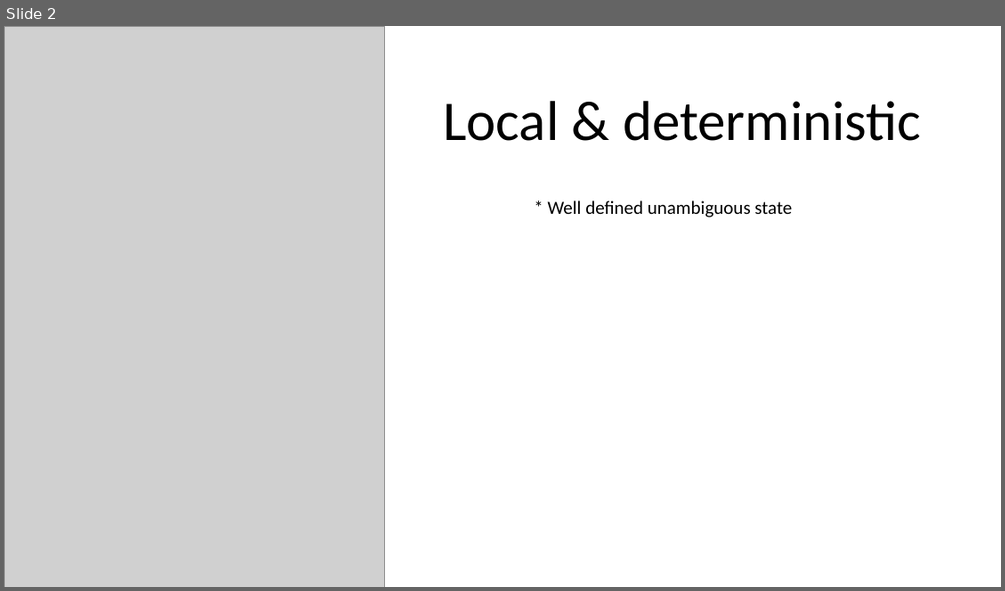
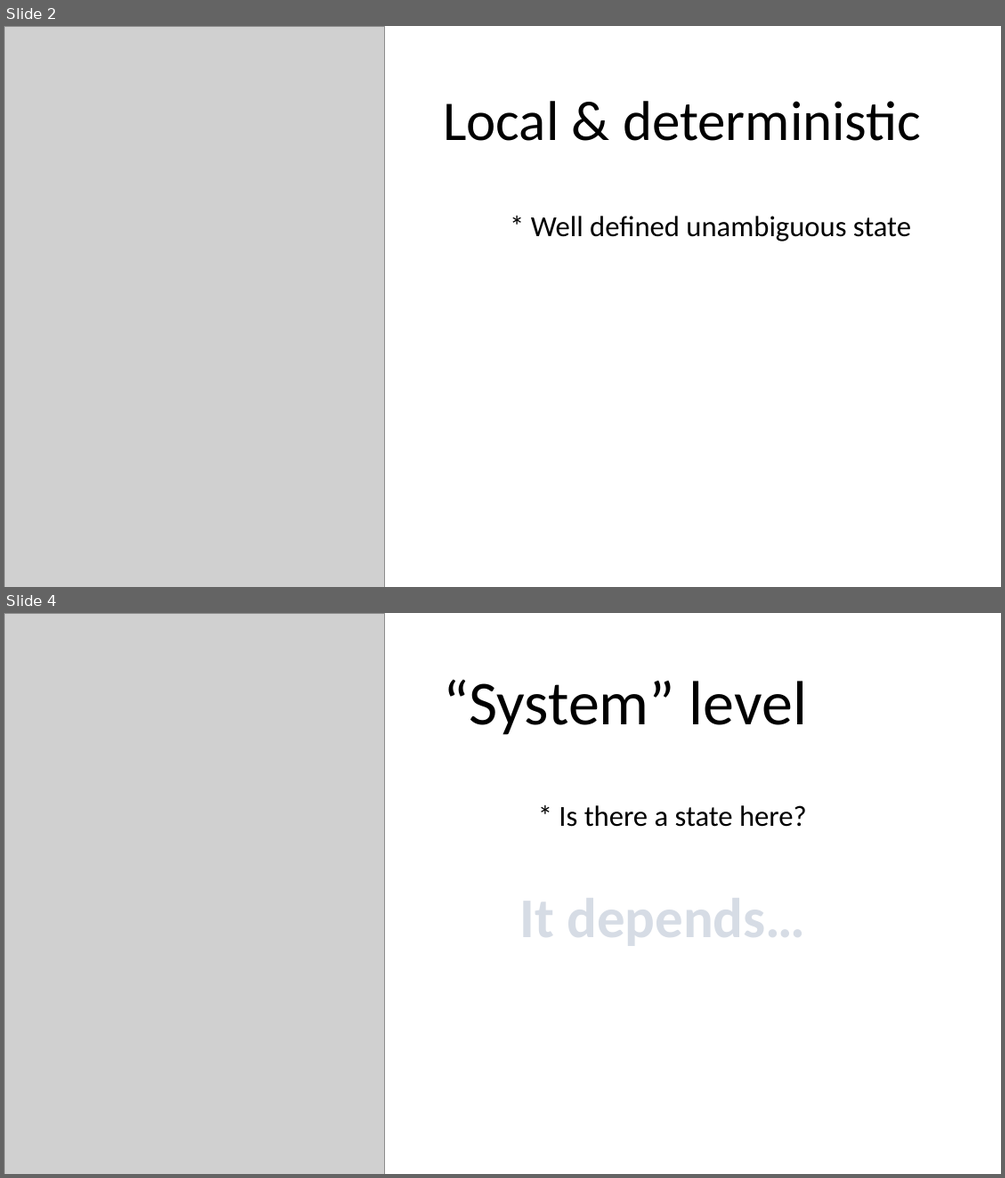
Before and after one commit to MerrionComputing/Presentations, a slide deck: A question of state.pptx. Shown one above the other, each under a label of ours: slide 2 before the commit, slides 2 and 4 after it; the slides between them are not shown. The pictures are 1005x591 and 1005x1178 pixels, drawn with LibreOffice and Linux fonts; fonts in the diff are those of the drawing; grey boxes stand for pictures. Boxes give left, top, right and bottom in pixels: in the first picture for what was removed or moved away, otherwise in the second. Text is boxed around its words. In the diff, an @@ line names an element or a change of style, - is before the commit and + after.

```diff
--- a/A question of state.pptx
+++ b/A question of state.pptx
@@ slide 4 added at bbox=[4, 613, 1001, 1174], background #FFFFFF @@
@@ picture added at bbox=[4, 613, 385, 1174] @@
@@ title added at bbox=[443, 679, 807, 735], 60 pt, text #000000 @@
+“System” level
@@ text added at bbox=[558, 805, 807, 827], 28 pt, text #000000 @@
+* Is there a state here?
@@ text added at bbox=[519, 898, 805, 945], 54 pt, text pattern #44546A on #D6DCE5, bold @@
+It depends…
@@ slide 2 changed as well @@
@@ text "* Well defined unambiguous state": place and size @@
-text "* Well defined unambiguous state" at bbox=[548, 200, 792, 217]
+text "* Well defined unambiguous state" at bbox=[531, 216, 911, 241]
@@ text "* Well defined unambiguous state" at bbox=[531, 216, 911, 241]: size 18 to 28 pt @@
```
Also in this commit, not shown: 1 other slide changed, 4 other slides added, 2 slides removed.
